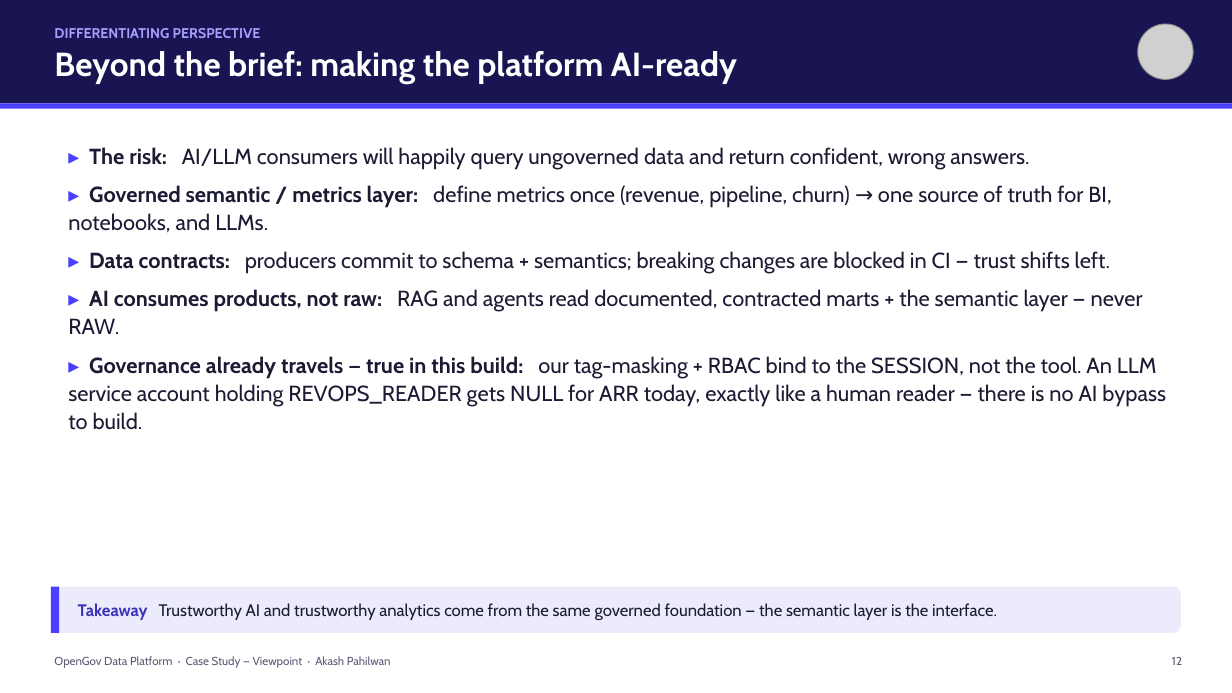
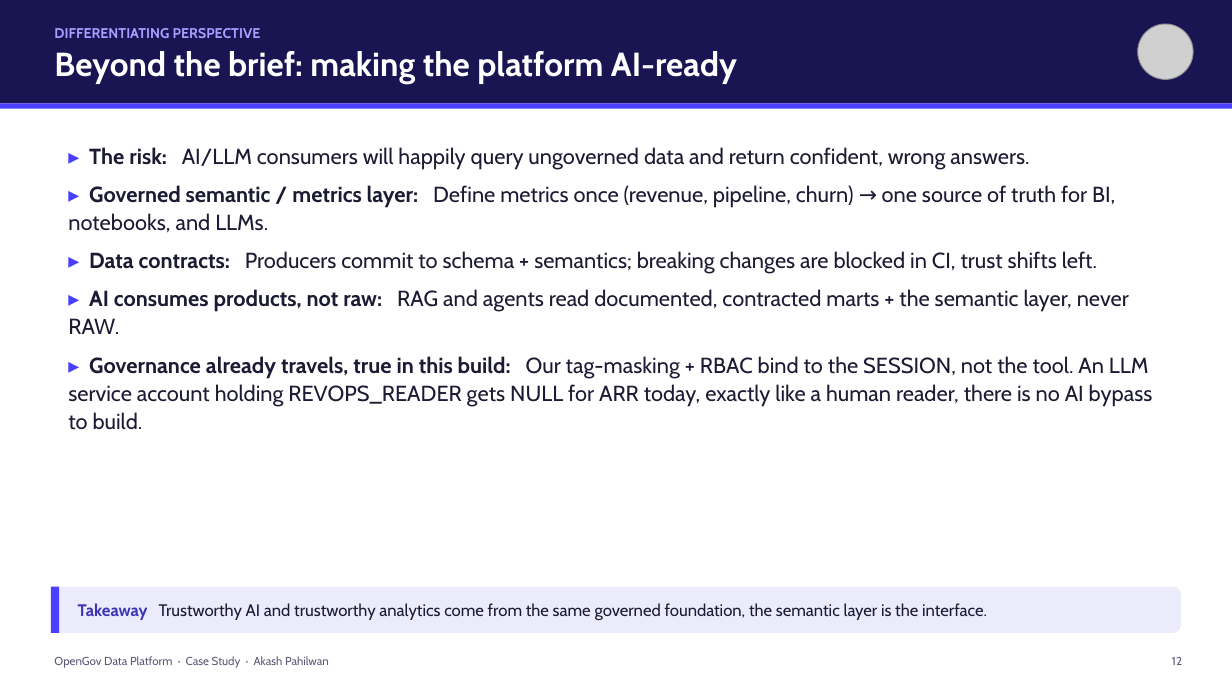
Before and after one commit to akashpahilwan/OpenGovPOC, a slide deck: slide 12 of presentation/OpenGov_Data_Platform_CaseStudy.pptx. Drawn at 1232x693 pixels with LibreOffice and Linux fonts; fonts in the diff are those of the drawing; grey boxes stand for pictures. Boxes give left, top, right and bottom in pixels: in the first picture for what was removed or moved away, otherwise in the second. Text is boxed around its words. In the diff, an @@ line names an element or a change of style, - is before the commit and + after.

```diff
--- a/presentation/OpenGov_Data_Platform_CaseStudy.pptx
+++ b/presentation/OpenGov_Data_Platform_CaseStudy.pptx
@@ text at box(68, 185, 1153, 430): text changed @@
-▸ Governed semantic / metrics layer: define metrics once (revenue, pipeline, churn) → one source of truth for BI, notebooks, and LLMs.
-▸ Data contracts: producers commit to schema + semantics; breaking changes are blocked in CI — trust shifts left.
-▸ AI consumes products, not raw: RAG and agents read documented, contracted marts + the semantic layer — never RAW.
-▸ Governance already travels — true in this build: our tag-masking + RBAC bind to the SESSION, not the tool. An LLM service account holding REVOPS_READER gets NULL for ARR today, exactly like a human reader — there is no AI bypass to build.
+▸ Governed semantic / metrics layer: Define metrics once (revenue, pipeline, churn) → one source of truth for BI, notebooks, and LLMs.
+▸ Data contracts: Producers commit to schema + semantics; breaking changes are blocked in CI, trust shifts left.
+▸ AI consumes products, not raw: RAG and agents read documented, contracted marts + the semantic layer, never RAW.
+▸ Governance already travels, true in this build: Our tag-masking + RBAC bind to the SESSION, not the tool. An LLM service account holding REVOPS_READER gets NULL for ARR today, exactly like a human reader, there is no AI bypass to build.
@@ text at box(78, 603, 987, 620): text changed @@
-Takeaway Trustworthy AI and trustworthy analytics come from the same governed foundation — the semantic layer is the interface.
+Takeaway Trustworthy AI and trustworthy analytics come from the same governed foundation, the semantic layer is the interface.
@@ text at box(54, 656, 329, 668): text changed @@
-OpenGov Data Platform · Case Study — Viewpoint · Akash Pahilwan
+OpenGov Data Platform · Case Study · Akash Pahilwan
```
Also in this commit, not shown: 27 other slides changed, 1 other file.
